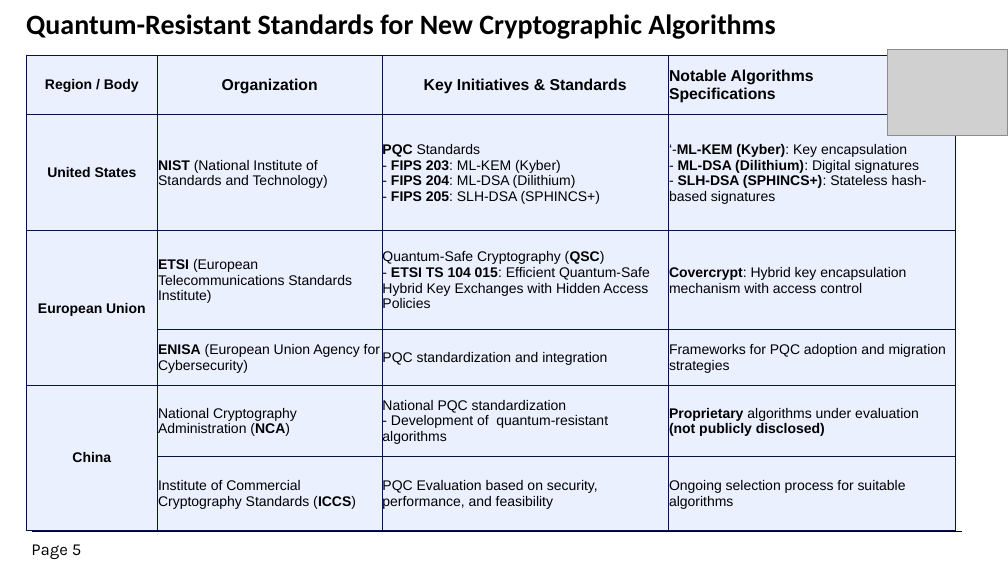
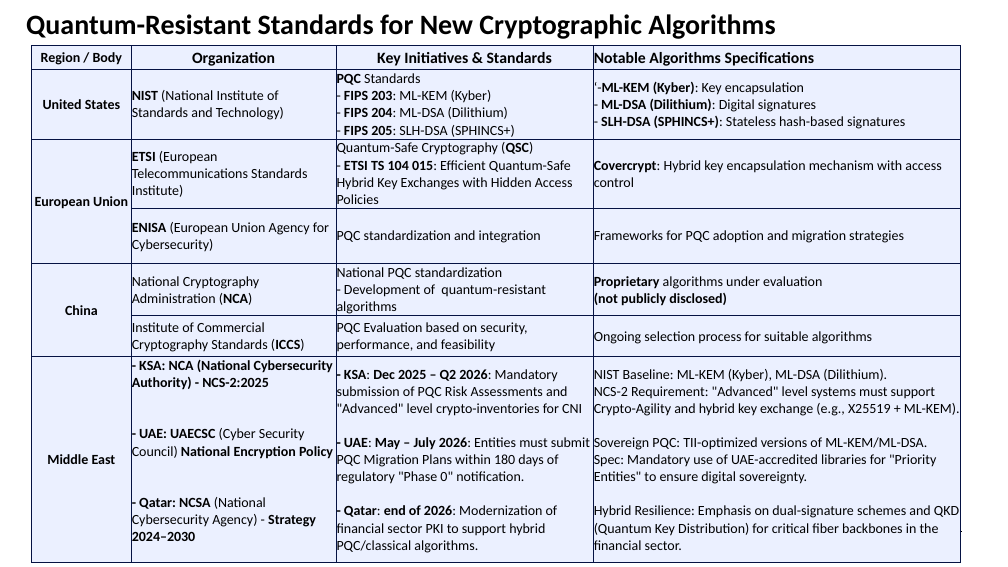
Before and after one commit to kibrahim757/EGQCC, a slide deck: slide 5 of Presentations/5.Quantum Risk Assesment.pptx. Drawn at 1008x567 pixels with LibreOffice and Linux fonts; fonts in the diff are those of the drawing; grey boxes stand for pictures. Boxes give left, top, right and bottom in pixels: in the first picture for what was removed or moved away, otherwise in the second. Text is boxed around its words. In the diff, an @@ line names an element or a change of style, - is before the commit and + after.

Commit message:
Update Quantum Risk Assessment presentation and cleanup

```diff
--- a/Presentations/5.Quantum Risk Assesment.pptx
+++ b/Presentations/5.Quantum Risk Assesment.pptx
@@ table at bbox=[32, 46, 960, 557] @@
-row 1, column 4: Notable Algorithms / Specifications
+row 1, column 4: Notable Algorithms Specifications
+row 7: Middle East | - KSA: NCA (National Cybersecurity Authority) - NCS-2:2025 / - UAE: UAECSC (Cyber Security Council) National Encryption Policy / - Qatar: NCSA (National Cybersecurity Agency) - Strategy 2024–2030 | - KSA: Dec 2025 – Q2 2026: Mandatory submission of PQC Risk Assessments and "Advanced" level crypto-inventories for CNI / - UAE: May – July 2026: Entities must submit PQC Migration Plans within 180 days of regulatory "Phase 0" notification. / - Qatar: end of 2026: Modernization of financial sector PKI to support hybrid PQC/classical algorithms. | NIST Baseline: ML-KEM (Kyber), ML-DSA (Dilithium). / NCS-2 Requirement: "Advanced" level systems must support Crypto-Agility and hybrid key exchange (e.g., X25519 + ML-KEM). / Sovereign PQC: TII-optimized versions of ML-KEM/ML-DSA. / Spec: Mandatory use of UAE-accredited libraries for "Priority Entities" to ensure digital sovereignty. / Hybrid Resilience: Emphasis on dual-signature schemes and QKD (Quantum Key Distribution) for critical fiber backbones in the financial sector.
@@ table: place and size @@
-table at bbox=[26, 55, 955, 530]
+table at bbox=[32, 46, 960, 557]
@@ picture removed at bbox=[887, 50, 1007, 135] @@
```
Also in this commit, not shown: 1 other file.
